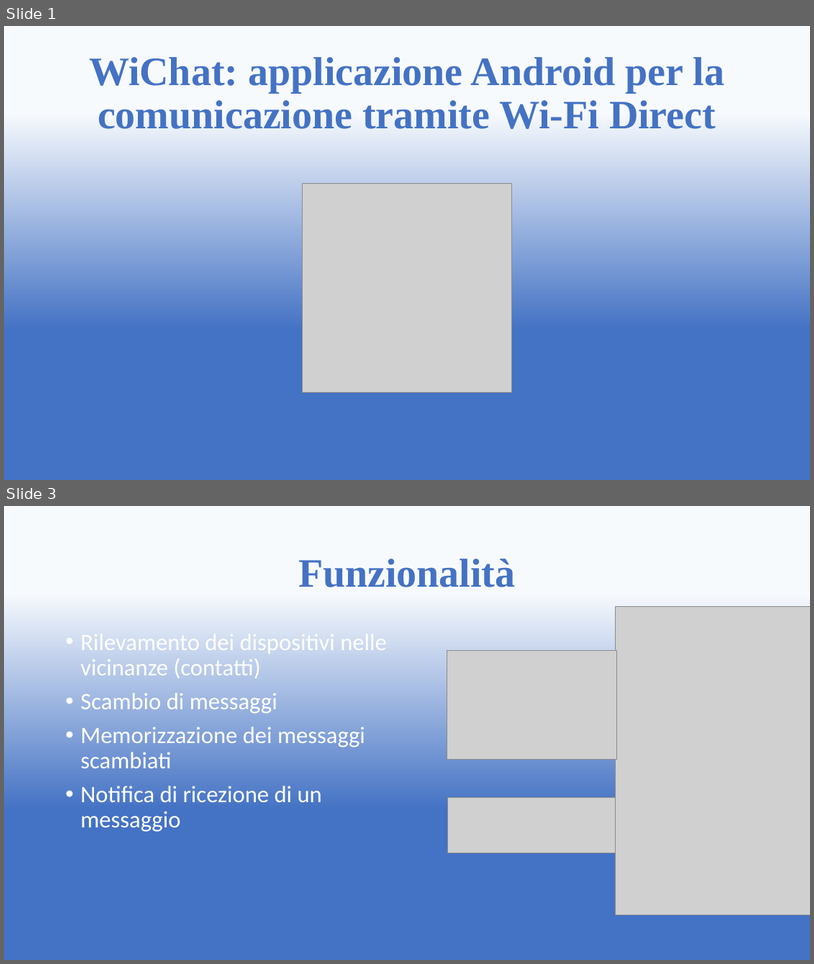
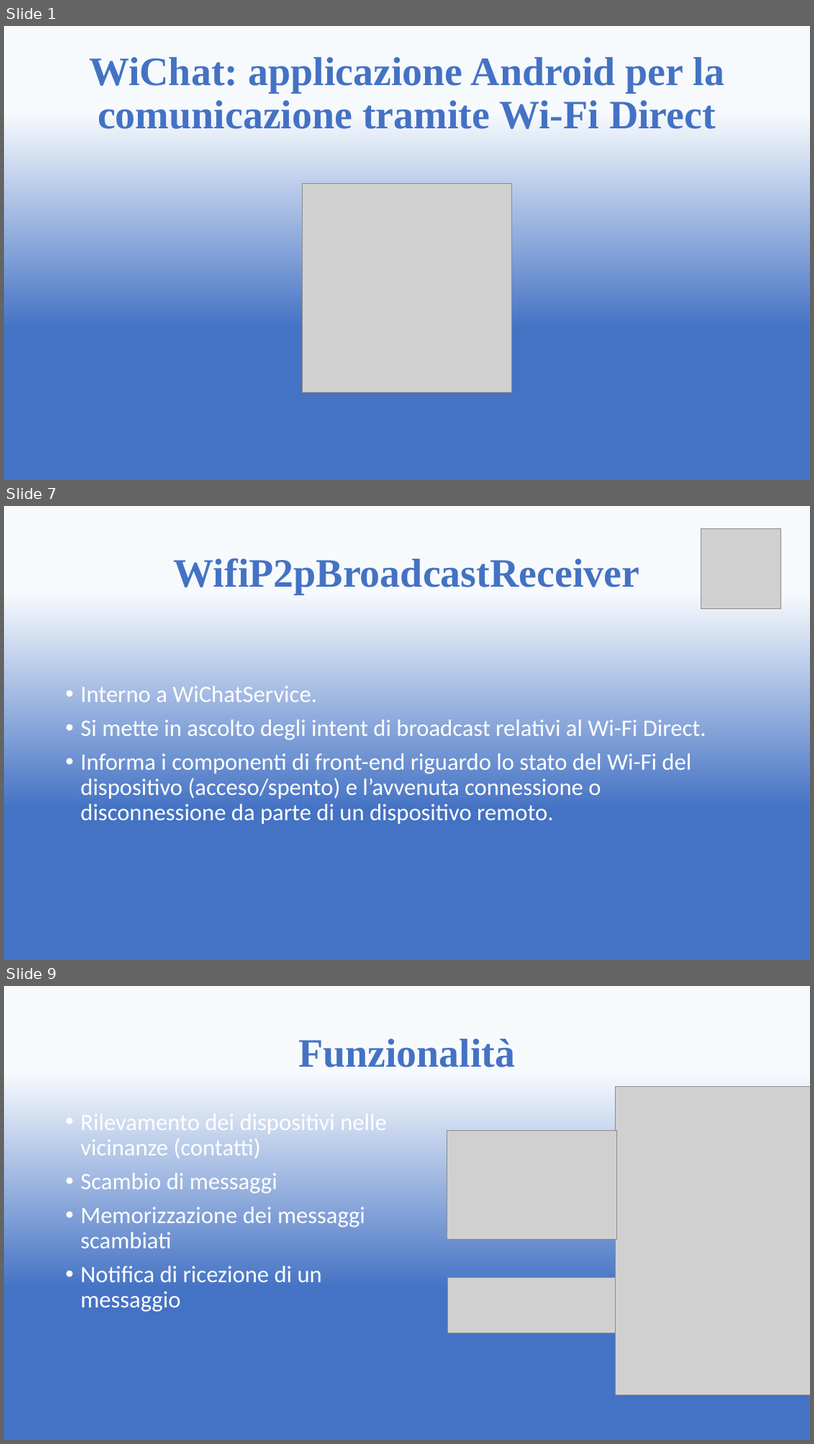
Before and after one commit to Nilio88/hello-world, a slide deck: Presentazione WiChat.pptx. Shown one above the other, each under a label of ours: slides 1 and 3 before the commit, slides 1, 7 and 9 after it; the slides between them are not shown. The pictures are 814x964 and 814x1444 pixels, drawn with LibreOffice and Linux fonts; fonts in the diff are those of the drawing; grey boxes stand for pictures. Boxes give left, top, right and bottom in pixels: in the first picture for what was removed or moved away, otherwise in the second. Text is boxed around its words. In the diff, an @@ line names an element or a change of style, - is before the commit and + after.

Commit message:
Aggiornata presentazione PowerPoint di WiChat

```diff
--- a/Presentazione WiChat.pptx
+++ b/Presentazione WiChat.pptx
@@ slide 7 added at (x1=4, y1=506, x2=810, y2=960), background gradient #F7FAFD to #4472C4 @@
@@ picture added at (x1=702, y1=528, x2=782, y2=608) @@
@@ title added at (x1=174, y1=558, x2=640, y2=595), 48 pt, text #4472C4, bold @@
+WifiP2pBroadcastReceiver
@@ text added at (x1=80, y1=685, x2=707, y2=824), 28 pt, text #FFFFFF @@
+• Interno a WiChatService.
+• Si mette in ascolto degli intent di broadcast relativi al Wi-Fi Direct.
+• Informa i componenti di front-end riguardo lo stato del Wi-Fi del dispositivo (acceso/spento) e l’avvenuta connessione o disconnessione da parte di un dispositivo remoto.
@@ what was slide 3 is now slide 9 @@
```
Also in this commit, not shown: 3 slides changed, 4 other slides added.
